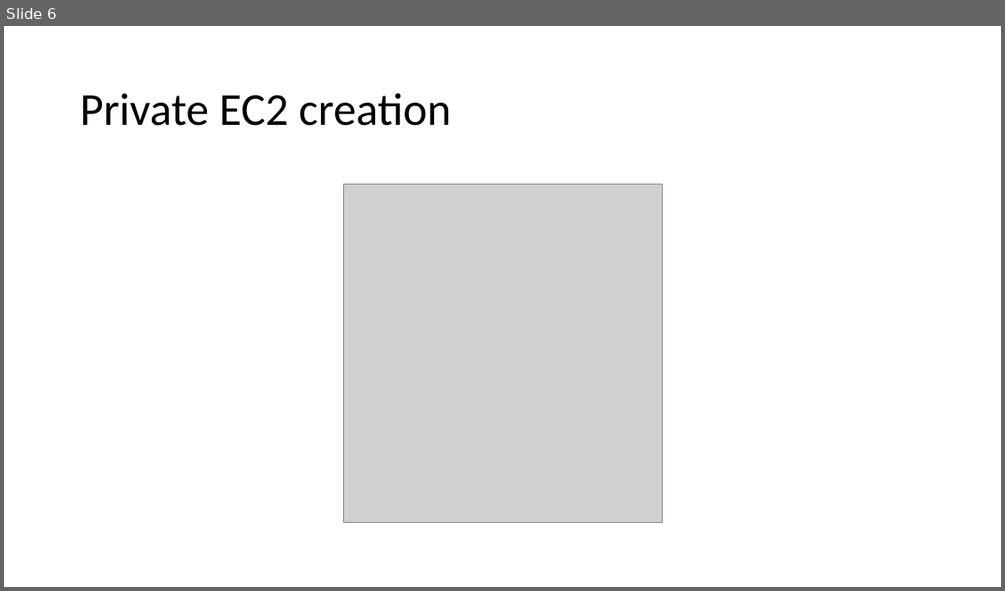
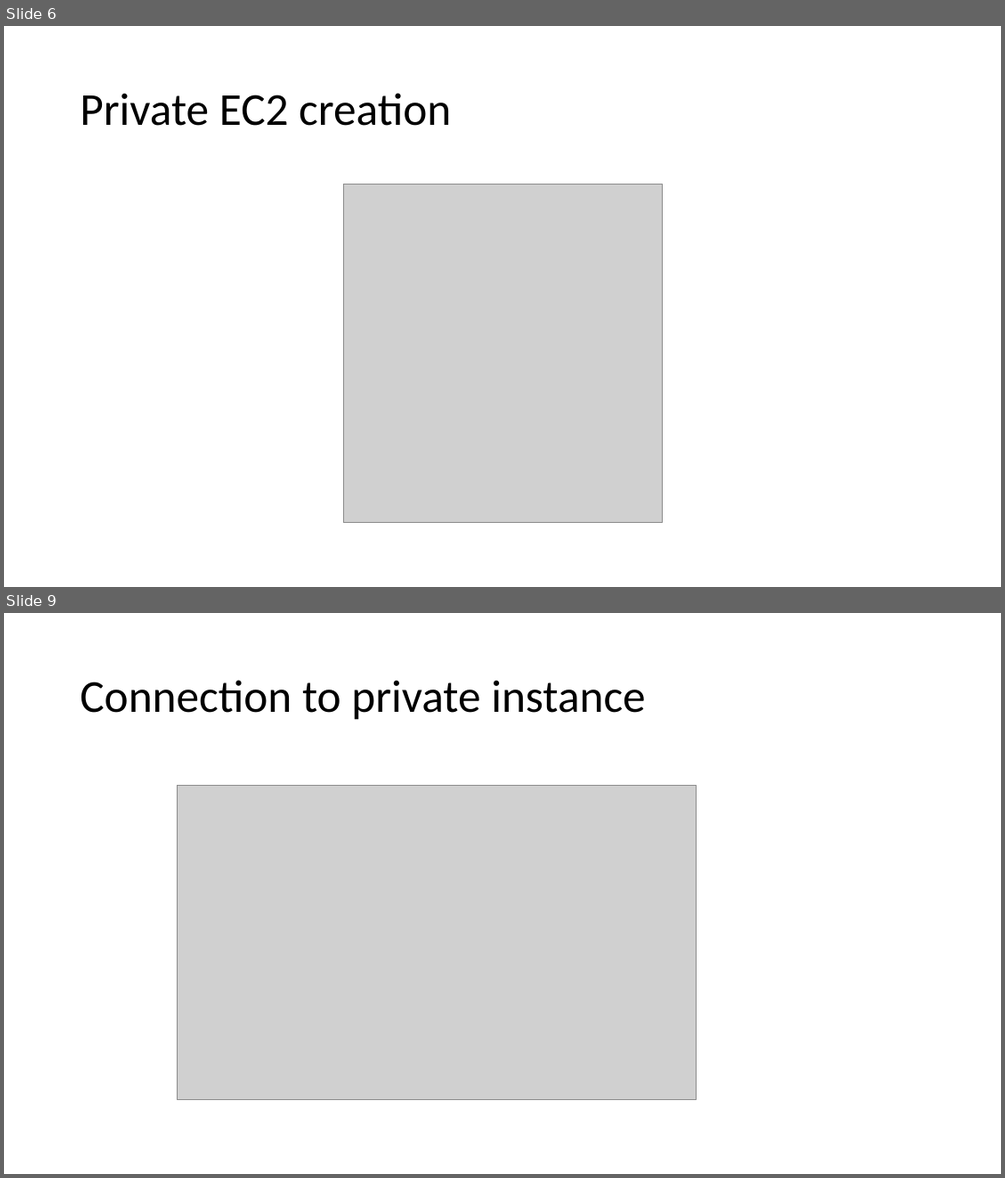
Before and after one commit to AnthonyDSTI/AWS-training, a slide deck: AWS_topo_1-bastion.pptx. Shown one above the other, each under a label of ours: slide 6 before the commit, slides 6 and 9 after it; the slides between them are not shown. The pictures are 1005x591 and 1005x1178 pixels, drawn with LibreOffice and Linux fonts; fonts in the diff are those of the drawing; grey boxes stand for pictures. Boxes give left, top, right and bottom in pixels: in the first picture for what was removed or moved away, otherwise in the second. Text is boxed around its words. In the diff, an @@ line names an element or a change of style, - is before the commit and + after.

```diff
--- a/AWS_topo_1-bastion.pptx
+++ b/AWS_topo_1-bastion.pptx
@@ slide 9 added at <box>4,613,1001,1174</box>, background #FFFFFF @@
@@ title added at <box>80,680,645,720</box>, 44 pt, text #000000 @@
+Connection to private instance
@@ picture added at <box>178,785,696,1100</box> @@
```
Also in this commit, not shown: 1 slide changed, 2 other slides added.
